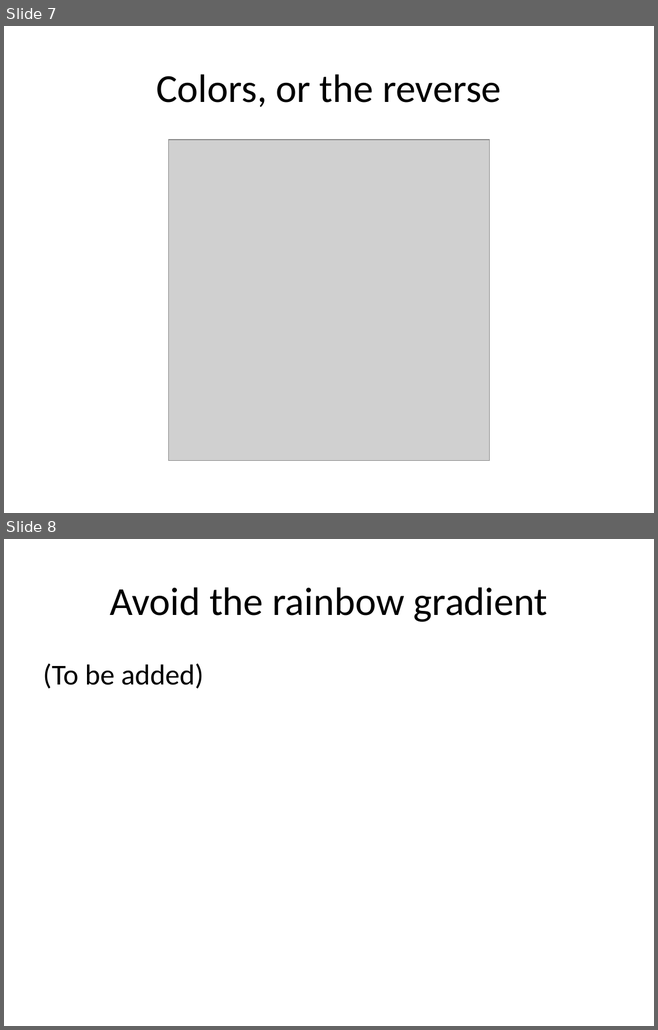
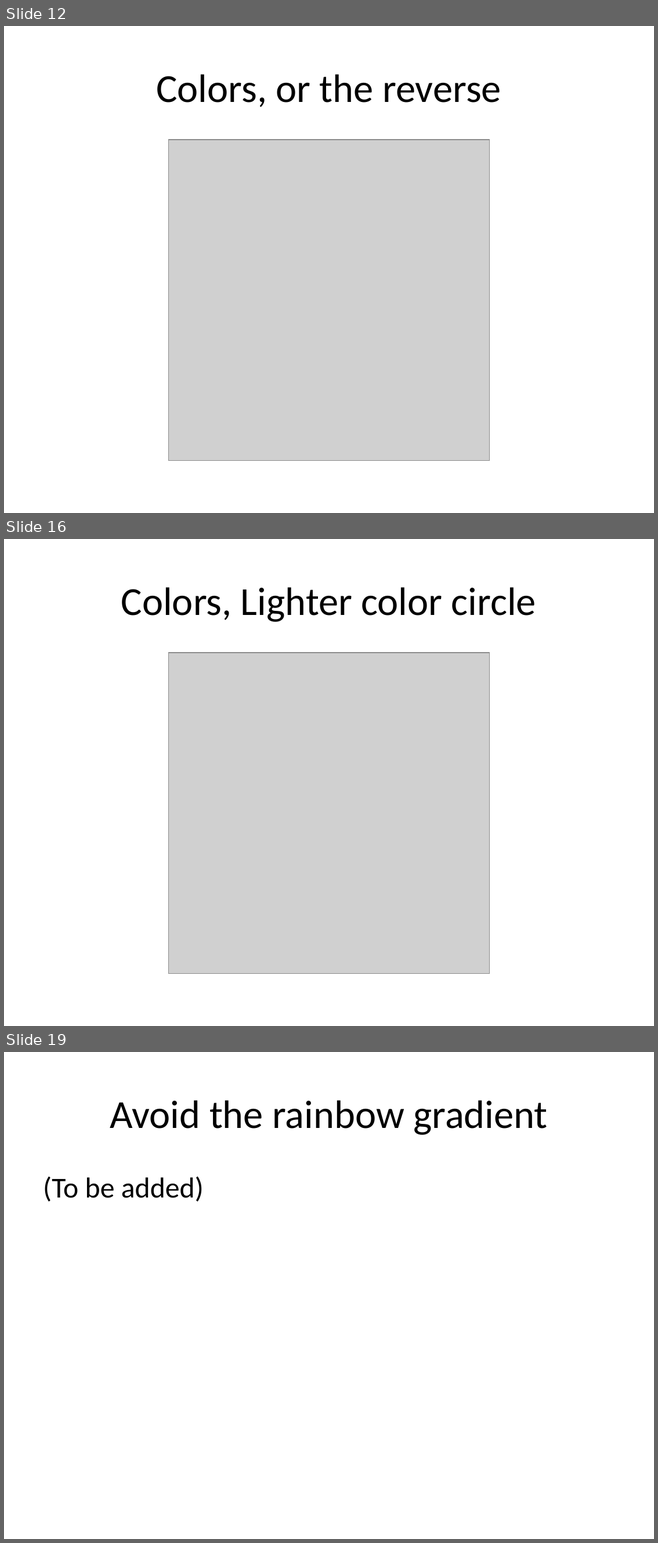
Before and after one commit to pmean/data-visualization, a slide deck: data-viz-02/component/recommendations-colors.pptx. Shown one above the other, each under a label of ours: slides 7 and 8 before the commit, slides 12, 16 and 19 after it; the slides between them are not shown. The pictures are 658x1030 and 658x1543 pixels, drawn with LibreOffice and Linux fonts; fonts in the diff are those of the drawing; grey boxes stand for pictures. Boxes give left, top, right and bottom in pixels: in the first picture for what was removed or moved away, otherwise in the second. Text is boxed around its words. In the diff, an @@ line names an element or a change of style, - is before the commit and + after.

Commit message:
Work on pure color problems

```diff
--- a/data-viz-02/component/recommendations-colors.pptx
+++ b/data-viz-02/component/recommendations-colors.pptx
@@ slide 16 added at (4, 539, 654, 1026), background #FFFFFF @@
@@ title added at (121, 587, 536, 622), 44 pt, text #000000 @@
+Colors, Lighter color circle
@@ picture added at (168, 653, 489, 973) @@
@@ what was slide 7 is now slide 12 @@
@@ what was slide 8 is now slide 19 @@
```
Also in this commit, not shown: 2 slides changed, 17 other slides added, 1 slide removed, 25 other files.
